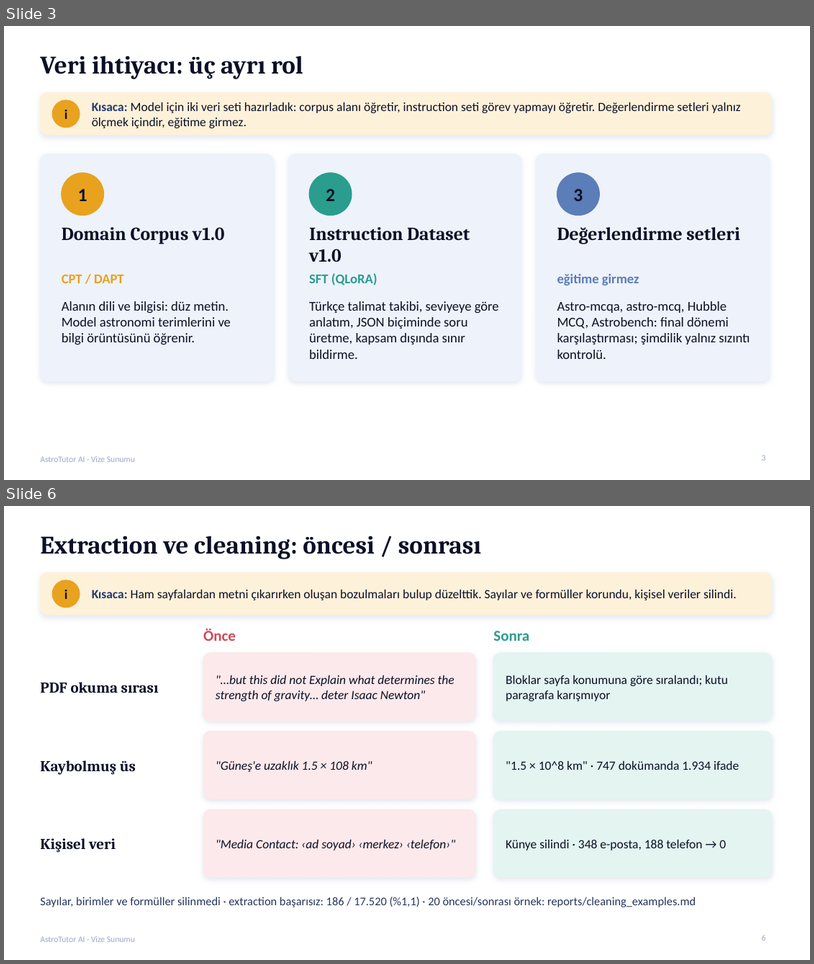
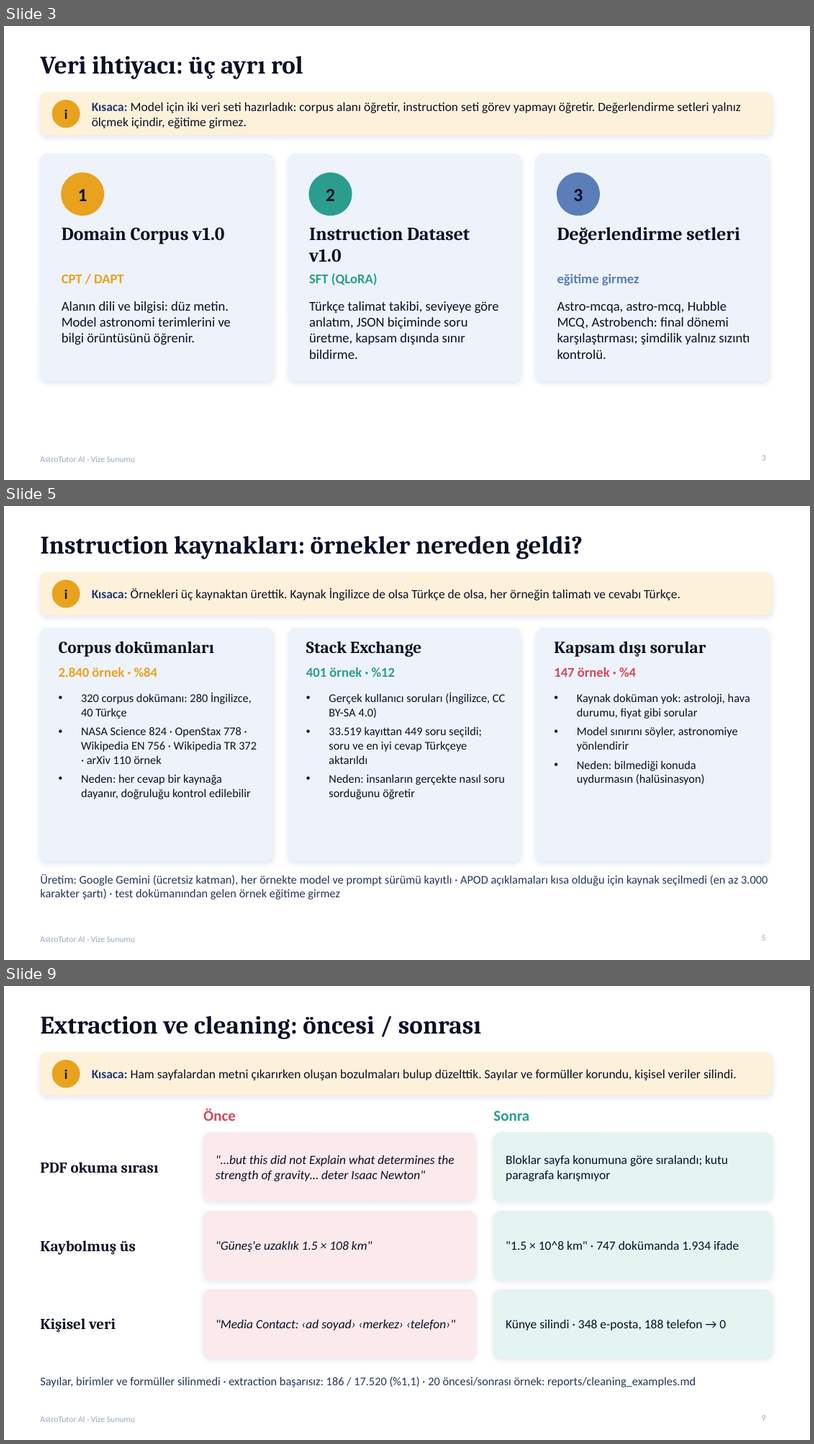
Before and after one commit to gedag/AstroTutor-AI, a slide deck: reports/AstroTutor_AI_Vize_Sunumu.pptx. Shown one above the other, each under a label of ours: slides 3 and 6 before the commit, slides 3, 5 and 9 after it; the slides between them are not shown. The pictures are 814x964 and 814x1444 pixels, drawn with LibreOffice and Linux fonts; fonts in the diff are those of the drawing. Boxes give left, top, right and bottom in pixels: in the first picture for what was removed or moved away, otherwise in the second. Text is boxed around its words. In the diff, an @@ line names an element or a change of style, - is before the commit and + after.

Commit message:
Sunum adım adım açıklamalı hâle getirildi: kaynaklar ve dil, neden Türkçe, adım tabloları, neden? soruları, v1.0/v1.1 kararı (24 slayt)

```diff
--- a/reports/AstroTutor_AI_Vize_Sunumu.pptx
+++ b/reports/AstroTutor_AI_Vize_Sunumu.pptx
@@ slide 5 added at bbox=[4, 506, 810, 960], background #FFFFFF; not listed: 1 template element that a slide beside it also shows @@
@@ title added at bbox=[40, 536, 583, 559], 30 pt, text #0B1026, bold @@
+Instruction kaynakları: örnekler nereden geldi?
@@ rounded rectangle added at bbox=[40, 572, 772, 615], fill #FDF1DA, outline #FDF1DA 1 pt @@
@@ ellipse added at bbox=[52, 580, 80, 608], fill #E8A21E, outline #E8A21E 1 pt @@
@@ text added at bbox=[64, 590, 68, 599], 16 pt, text #0B1026, bold @@
+i
@@ text added at bbox=[92, 588, 681, 600], 15 pt, text #0B1026 @@
+Kısaca: Örnekleri üç kaynaktan ürettik. Kaynak İngilizce de olsa Türkçe de olsa, her örneğin talimatı ve cevabı Türkçe.
@@ rounded rectangle added at bbox=[40, 628, 273, 860], fill #EEF2FA, outline #EEF2FA 1 pt @@
@@ rounded rectangle added at bbox=[288, 628, 521, 860], fill #EEF2FA, outline #EEF2FA 1 pt @@
@@ rounded rectangle added at bbox=[536, 628, 769, 860], fill #EEF2FA, outline #EEF2FA 1 pt @@
@@ text added at bbox=[59, 641, 214, 656], 20 pt, text #0B1026, bold @@
+Corpus dokümanları
@@ text added at bbox=[306, 641, 422, 656], 20 pt, text #0B1026, bold @@
+Stack Exchange
@@ text added at bbox=[554, 641, 707, 656], 20 pt, text #0B1026, bold @@
+Kapsam dışı sorular
@@ text added at bbox=[59, 667, 157, 677], 16 pt, text #E8A21E, bold @@
+2.840 örnek · %84
@@ text added at bbox=[306, 667, 395, 677], 16 pt, text #2A9D8F, bold @@
+401 örnek · %12
@@ text added at bbox=[554, 667, 636, 677], 16 pt, text #D1495B, bold @@
+147 örnek · %4
@@ text added at bbox=[81, 692, 257, 799], 14 pt, text #0B1026 @@
+• 320 corpus dokümanı: 280 İngilizce, 40 Türkçe
+• NASA Science 824 · OpenStax 778 · Wikipedia EN 756 · Wikipedia TR 372 · arXiv 110 örnek
+• Neden: her cevap bir kaynağa dayanır, doğruluğu kontrol edilebilir
@@ text added at bbox=[329, 692, 505, 799], 14 pt, text #0B1026 @@
+• Gerçek kullanıcı soruları (İngilizce, CC BY-SA 4.0)
+• 33.519 kayıttan 449 soru seçildi; soru ve en iyi cevap Türkçeye aktarıldı
+• Neden: insanların gerçekte nasıl soru sorduğunu öğretir
@@ text added at bbox=[577, 693, 751, 785], 14 pt, text #0B1026 @@
+• Kaynak doküman yok: astroloji, hava durumu, fiyat gibi sorular
+• Model sınırını söyler, astronomiye yönlendirir
+• Neden: bilmediği konuda uydurmasın (halüsinasyon)
@@ text added at bbox=[40, 874, 768, 899], 14 pt, text #24345C @@
+Üretim: Google Gemini (ücretsiz katman), her örnekte model ve prompt sürümü kayıtlı · APOD açıklamaları kısa olduğu için kaynak seçilmedi (en az 3.000 karakter şartı) · test dokümanından gelen örnek eğitime girmez
@@ page number added at bbox=[762, 934, 766, 940], 10 pt, text #9AA8C7 @@
+5
@@ what was slide 6 is now slide 9 @@
@@ page number at bbox=[762, 1414, 766, 1420]: text changed @@
-6
+9
```
Also in this commit, not shown: 8 slides changed, 6 other slides added, 2 other files.
